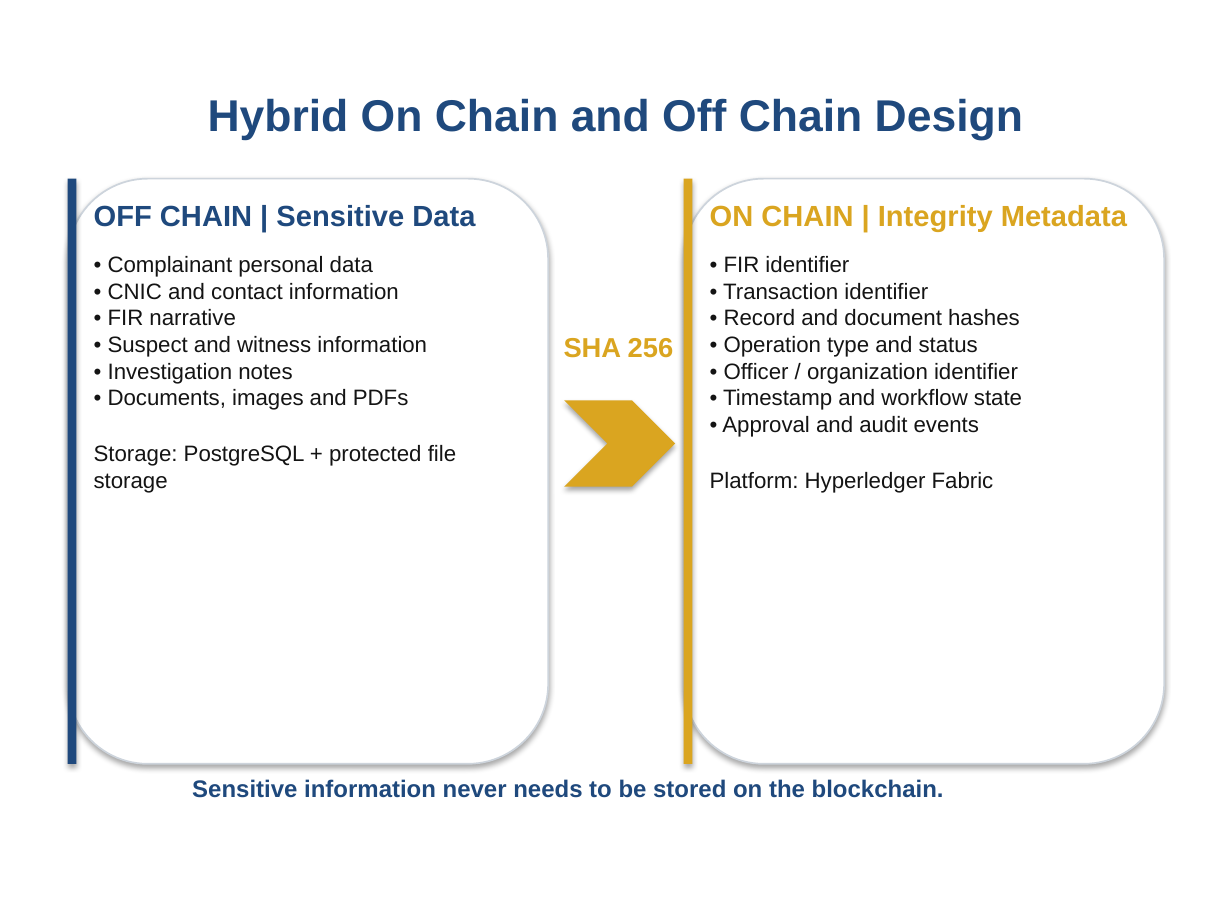
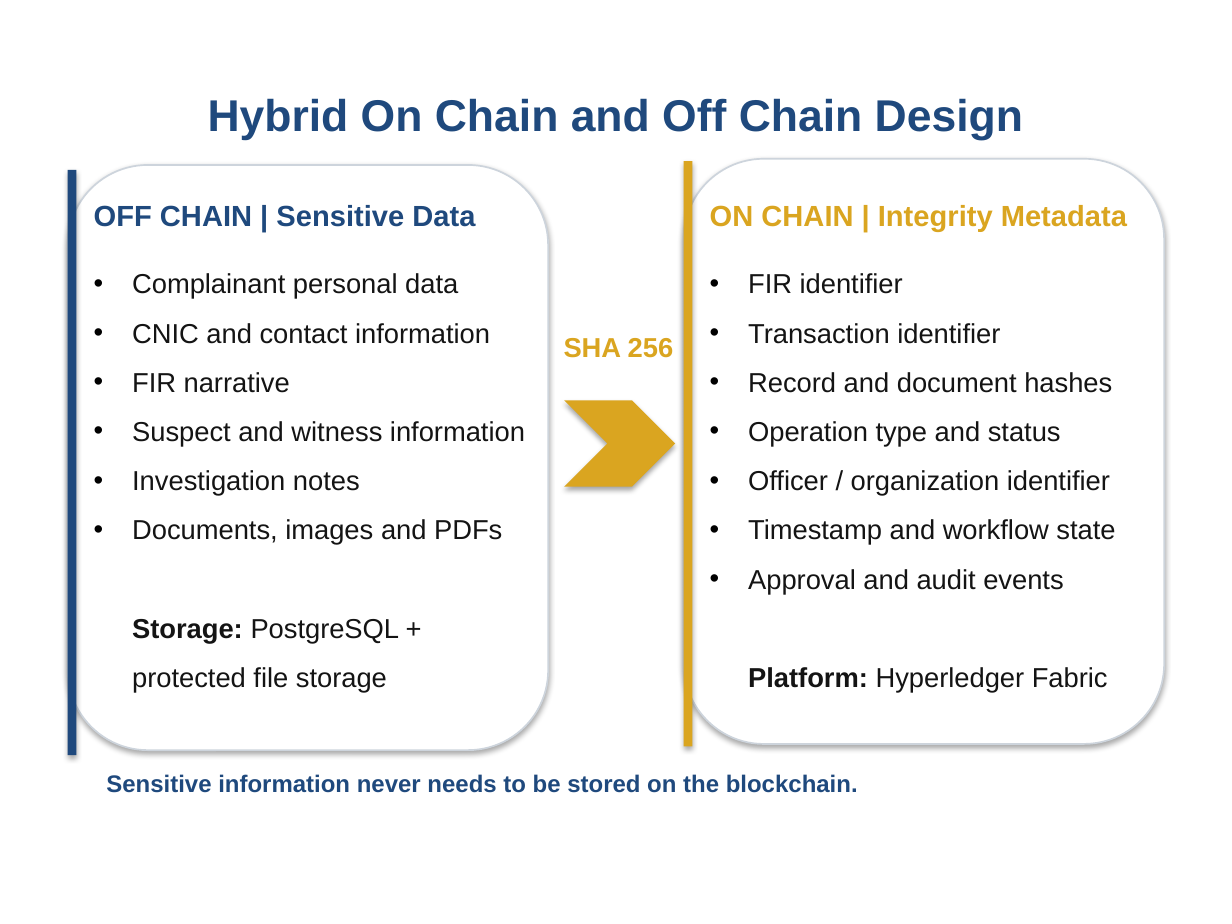
Before and after one commit to Sharaiz333/FYPBSCS_Digital-FIR-blockchain_2026, a slide deck: slide 14 of Final_Digital_FIR_Final_FYP_Presentation.pptx (slide 13 before the commit). Drawn at 1232x924 pixels with LibreOffice and Linux fonts; fonts in the diff are those of the drawing; background and template pictures are left out. Boxes give left, top, right and bottom in pixels: in the first picture for what was removed or moved away, otherwise in the second. Text is boxed around its words. In the diff, an @@ line names an element or a change of style, - is before the commit and + after.

```diff
--- a/Final_Digital_FIR_Final_FYP_Presentation.pptx
+++ b/Final_Digital_FIR_Final_FYP_Presentation.pptx
@@ rectangle moved from (x1=68, y1=179, x2=76, y2=764) to (x1=68, y1=170, x2=76, y2=755) @@
@@ rounded rectangle moved from (x1=68, y1=179, x2=548, y2=764) to (x1=68, y1=165, x2=548, y2=750) @@
@@ rectangle moved from (x1=684, y1=179, x2=692, y2=764) to (x1=684, y1=161, x2=692, y2=747) @@
@@ rounded rectangle moved from (x1=684, y1=179, x2=1164, y2=764) to (x1=684, y1=159, x2=1164, y2=744) @@
@@ text at (x1=132, y1=273, x2=525, y2=693): text changed; size 13 to 16 pt @@
-• Complainant personal data
-• CNIC and contact information
-• FIR narrative
-• Suspect and witness information
-• Investigation notes
-• Documents, images and PDFs
-Storage: PostgreSQL + protected file storage
+• Complainant personal data
+• CNIC and contact information
+• FIR narrative
+• Suspect and witness information
+• Investigation notes
+• Documents, images and PDFs
+  Storage: PostgreSQL + protected file storage
@@ text at (x1=748, y1=273, x2=1115, y2=693): text changed; size 13 to 16 pt @@
-• FIR identifier
-• Transaction identifier
-• Record and document hashes
-• Operation type and status
-• Officer / organization identifier
-• Timestamp and workflow state
-• Approval and audit events
-Platform: Hyperledger Fabric
+• FIR identifier
+• Transaction identifier
+• Record and document hashes
+• Operation type and status
+• Officer / organization identifier
+• Timestamp and workflow state
+• Approval and audit events
+  Platform: Hyperledger Fabric
@@ text "Sensitive information never needs to ..." moved from (x1=192, y1=779, x2=944, y2=798) to (x1=106, y1=774, x2=858, y2=793) @@
```
Also in this commit, not shown: 13 other slides changed, 1 slide added, 3 other files.
